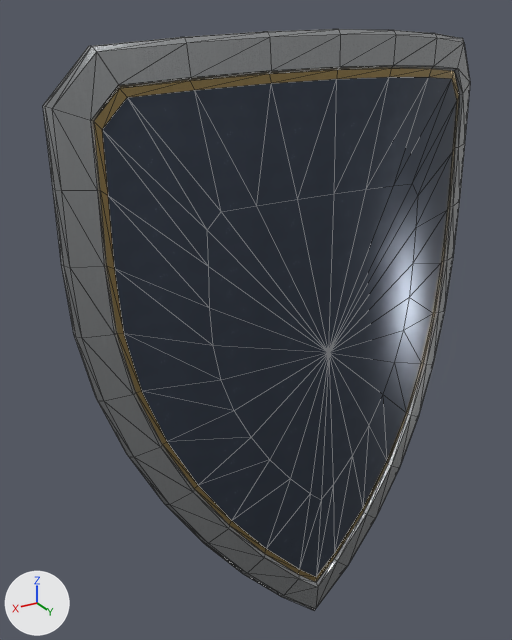
Before and after pictures for a commit that changed the glTF model hollow-reign/assets/models/gear/shield_heater_lod.glb.
Rendered twice from a 50 mm lens placed at (0.304, 0.597, 0.229), pointed at (-0.07, -0.026, -0.083). Lighting does not change. The marker at lower left points along +X, +Y and +Z. The picture after the commit comes second. Mesh edges are drawn as thin lines. Vertices at exactly the same position are counted once.

The first picture shows 'shield_heater_lod'.
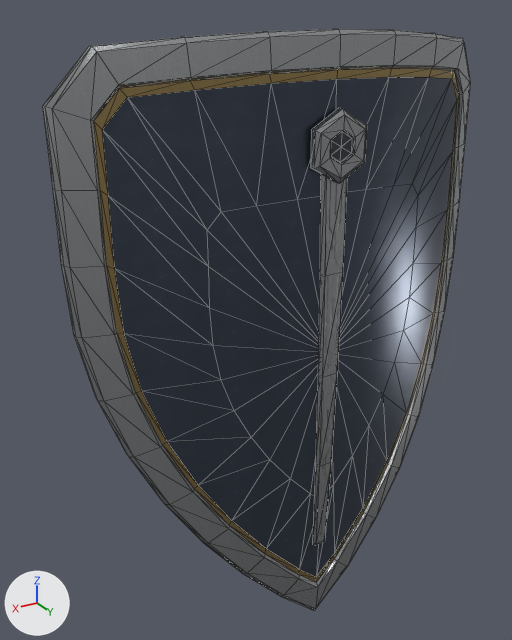
Where the change shows, as pixel boxes (x1, y1, x2, y2) in the pictures (512 x 640 px):
part 1 of me_shield_heater_lod, added
    after: (310, 108, 367, 183)
part 2 of me_shield_heater_lod, added
    after: (313, 174, 347, 545)

The change, as a list of edits to the scene's bpy script:
```text
Add img_eng_circuit_orm_png:
    img_eng_circuit_orm_png = load_image('eng_circuit_orm.png', 'tex/eng_circuit_orm.png', 128, 512, 'Non-Color')
Add img_eng_circuit_a_png:
    img_eng_circuit_a_png = load_image('eng_circuit_a.png', 'tex/eng_circuit_a.png', 128, 512, 'sRGB')
Add img_eng_circuit_n_png:
    img_eng_circuit_n_png = load_image('eng_circuit_n.png', 'tex/eng_circuit_n.png', 128, 512, 'Non-Color')
Add mat_graphite:
    mat_graphite = bpy.data.materials.new('graphite')
    # colours: dark grey #52555b
    # uses the picture img_fine_a_png
    # uses the picture img_fine_n_png
    # uses the picture img_satin_orm_png
Add mat_engrave_circuit:
    mat_engrave_circuit = bpy.data.materials.new('engrave_circuit')
    # uses the picture img_eng_circuit_a_png
    # uses the picture img_eng_circuit_n_png
    # uses the picture img_eng_circuit_orm_png
Change me_shield_heater_lod:
    used by ob_shield_heater_lod; location = (0.0, 0.0, 0.0)
    remove me_shield_heater_lod.from_pydata(...)  # 568 vertices, 1100 faces; spans x -0.35..0.14, y -0.043..0.063, z -0.455..0.217
    add me_shield_heater_lod.from_pydata(...)  # 628 vertices, 1212 faces; spans x -0.35..0.14, y -0.043..0.07, z -0.455..0.217
    me_shield_heater_lod part 1: a new loose piece of 38 vertices spanning x -0.134..-0.076, y 0.061..0.07, z 0.083..0.151
    me_shield_heater_lod part 2: a new loose piece of 22 vertices spanning x -0.121..-0.089, y 0.058..0.066, z -0.345..0.105
    add me_shield_heater_lod.materials.append(mat_graphite)
    add me_shield_heater_lod.materials.append(mat_engrave_circuit)
```
